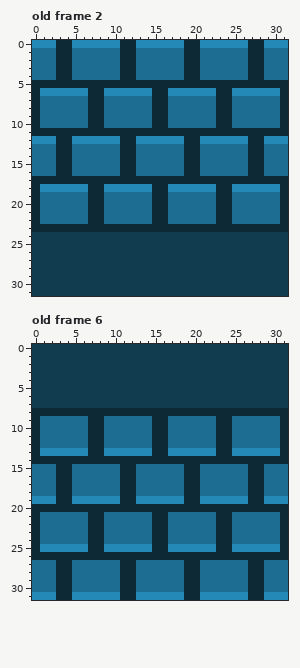
Two states of a pixel-art file, TexM/MapM.aseprite. This is how it looked before the edit.
32x32 pixels, 8 frames. Shown: old frame 2, old frame 6. The commit also changed other frames, which this record leaves out.
And afterwards:
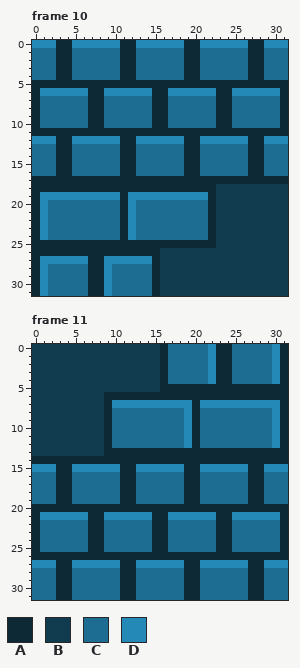
Palette (. is transparent): A #0d2936  B #113b4f  C #1d6d92  D #2589b8
A new or re-ordered frame is compared with the old frame closest to it.
The exact change:
frames 8 -> 12
Changed rows in their new state; - is an unchanged pixel.
Frame 10 is new; against old frame 2, layer "Layer 1":
first column x 0:
18 -AAAAAA--AAAAAA--AAAAAABBBBBBBBB
19 -DDDDDDDDDDADDDDDDDDDDABBBBBBBBB
20 -D-----CC--AD--CC-----ABBBBBBBBB
21 -D-----CC--AD--CC-----ABBBBBBBBB
22 -D-----CC--AD--CC-----ABBBBBBBBB
23 -DCCCCCCCCC-DCCCCCCCCC-BBBBBBBBB
24 ADCCCCCCCCCADCCCCCCCCCA---------
25 AAAAAAAAAAAAAAAAAAAAAAA---------
26 AAAAAAAAAAAAAAAA----------------
27 ADDDDDDAADDDDDDA----------------
28 ADCCCCCAADCCCCCA----------------
29 ADCCCCCAADCCCCCA----------------
30 ADCCCCCAADCCCCCA----------------
31 ADCCCCCAADCCCCCA----------------
Frame 11 is new; against old frame 6, layer "Layer 1":
first column x 0:
 0 ----------------ACCCCCDAACCCCCDA
 1 ----------------ACCCCCDAACCCCCDA
 2 ----------------ACCCCCDAACCCCCDA
 3 ----------------ACCCCCDAACCCCCDA
 4 ----------------ACCCCCDAACCCCCDA
 5 ----------------AAAAAAAAAAAAAAAA
 6 ---------AAAAAAAAAAAAAAAAAAAAAAA
 7 ---------ADDDDDDDDDDADDDDDDDDDDA
 8 BBBBBBBBB-CCCCCCCCCD-CCCCCCCCCD-
 9 BBBBBBBBBA-----CC--DA--CC-----D-
10 BBBBBBBBBA-----CC--DA--CC-----D-
11 BBBBBBBBBA-----CC--DA--CC-----D-
12 BBBBBBBBBA-----CC--DA--CC-----D-
13 BBBBBBBBBAAAAAA--AAAAAA--AAAAAA-
15 DDD--DDDDDD--DDDDDD--DDDDDD--DDD
first column x 0:
19 CCC--CCCCCC--CCCCCC--CCCCCC--CCC
21 -DDDDDD--DDDDDD--DDDDDD--DDDDDD-
first column x 0:
25 -CCCCCC--CCCCCC--CCCCCC--CCCCCC-
27 DDD--DDDDDD--DDDDDD--DDDDDD--DDD
first column x 0:
31 CCC--CCCCCC--CCCCCC--CCCCCC--CCC
